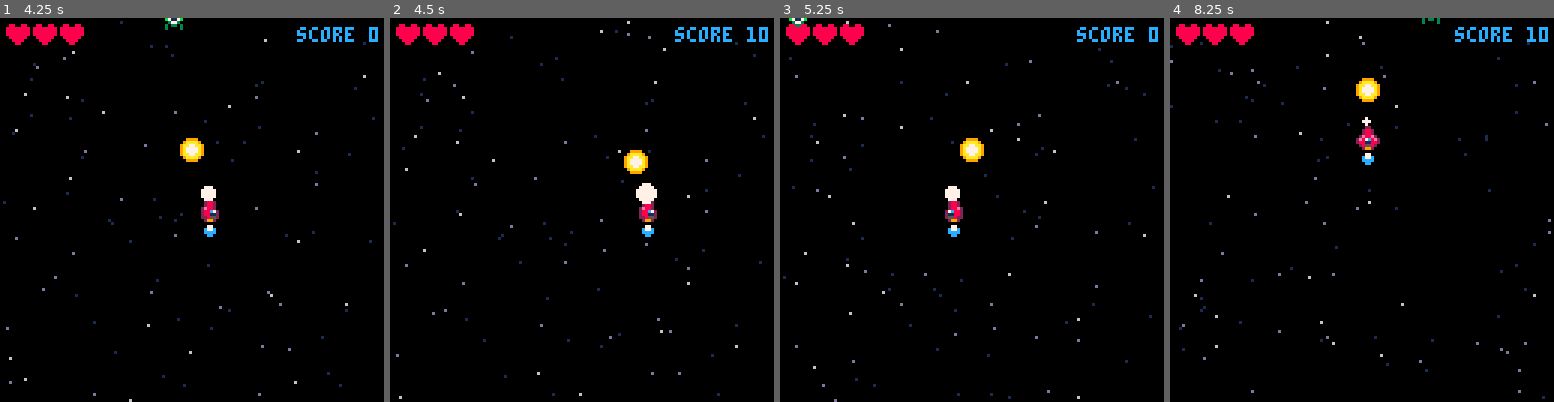
Above: before the commit, frames 1-4 (left to right).
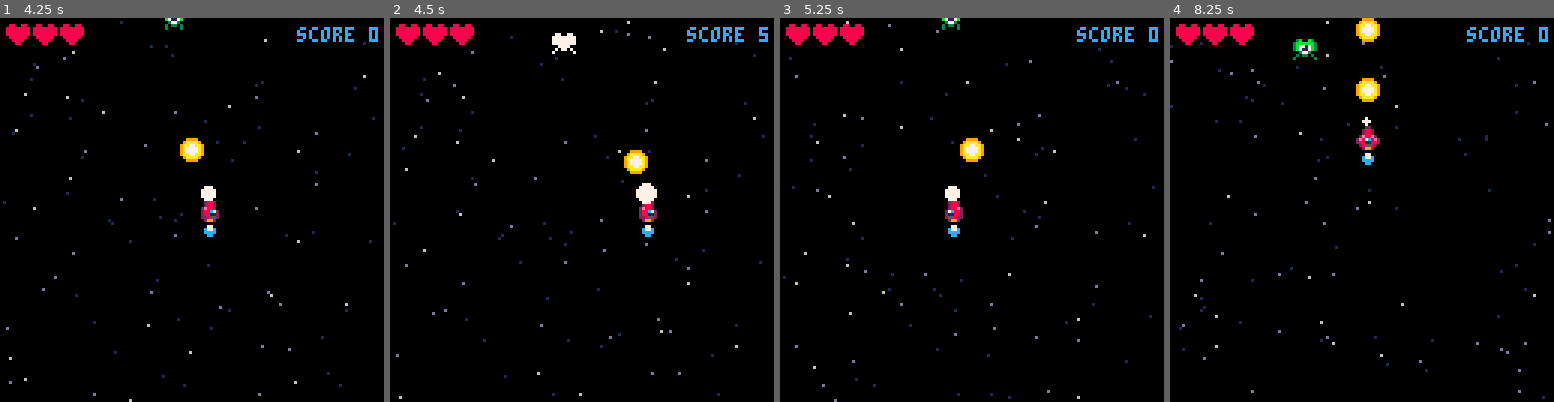
Above: after the commit, the same moments.

Repository: salty-max/shmup
Game: PICO-8 cartridge shmup.p8
Same seed, same stepped clock (60 frames per second), same inputs: the game is played once before the commit and once after it.
Inputs:
- Up to frame 1 (4.25 s): tap O (Z key) at 0.33, 0.7, 1.43, 2.22, 3.1, 3.98 s; tap X (X key) at 1.07, 2.07, 2.4, 2.73, 3.07, 3.4, 3.73, 4.07 s; hold Left 1.97-2.37 s; hold Down 2.42-2.82 s; hold Right 2.87-3.53 s; hold Up 3.58-4.08 s; hold Right from 4.13 s (still down)
- Up to frame 2 (4.5 s): keep holding Right; tap X (X key) at 4.4 s
- Up to frame 3 (5.25 s): release Right at 4.53 s; hold Down 4.58-5.08 s; tap X (X key) at 4.73, 5.07 s; tap O (Z key) at 4.87 s; hold Left from 5.13 s (still down)
- Up to frame 4 (8.25 s): tap X (X key) every 0.33 s from 5.4 to 8.07 s; tap O (Z key) at 5.75, 6.63, 7.52 s; release Left at 5.8 s; hold Up 5.85-6.18 s; hold Left 6.23-6.63 s; hold Down 6.68-7.08 s; hold Right 7.13-7.8 s; hold Up from 7.85 s (still down)

Frame 1 is identical in both runs. In frame 2, 0.5% of the frame differs, in the area x 42-99%, y 2-10%; in frame 3, 0.2%; in frame 4, 0.9%, in the area x 32-96%, y 0-11%.

Commit message:
enemy hit

Diff:
--- a/shmup.p8
+++ b/shmup.p8
@@ -152,7 +152,10 @@
 		x = flr(rnd(120)),
 		y = -8,
 		spd = 1,
-	  spr = 21
+	  spr = 21,
+		hp = 5,
+		scr = 30,
+		flash = 0
 	})
 end
 
@@ -248,10 +251,17 @@
 		for bullet in all(bullets) do
 			if collide(bullet ,enemy) then
 				del(bullets, bullet)
-				del(enemies, enemy)
-				spawn_enemy()
-				score += 10
-				sfx(2)
+				enemy.hp -= 1
+				enemy.flash = 2
+				if enemy.hp <= 0 then
+					score += enemy.scr
+					sfx(2)
+					del(enemies, enemy)
+					spawn_enemy()
+				else
+					score += 5
+					sfx(3)
+				end
 			end
 		end
 	end
@@ -328,7 +338,16 @@
 		end
 	end
 
-	draw_list(enemies)
+	for enemy in all(enemies) do
+		if enemy.flash > 0 then
+			enemy.flash -= 1
+			for i = 1, 15 do
+				pal(i, 7)
+			end
+		end
+		draw_spr(enemy)
+		pal()
+	end
 
 	draw_list(bullets)
 
Not shown, changed: the sound effects (__sfx__) section of shmup.p8
